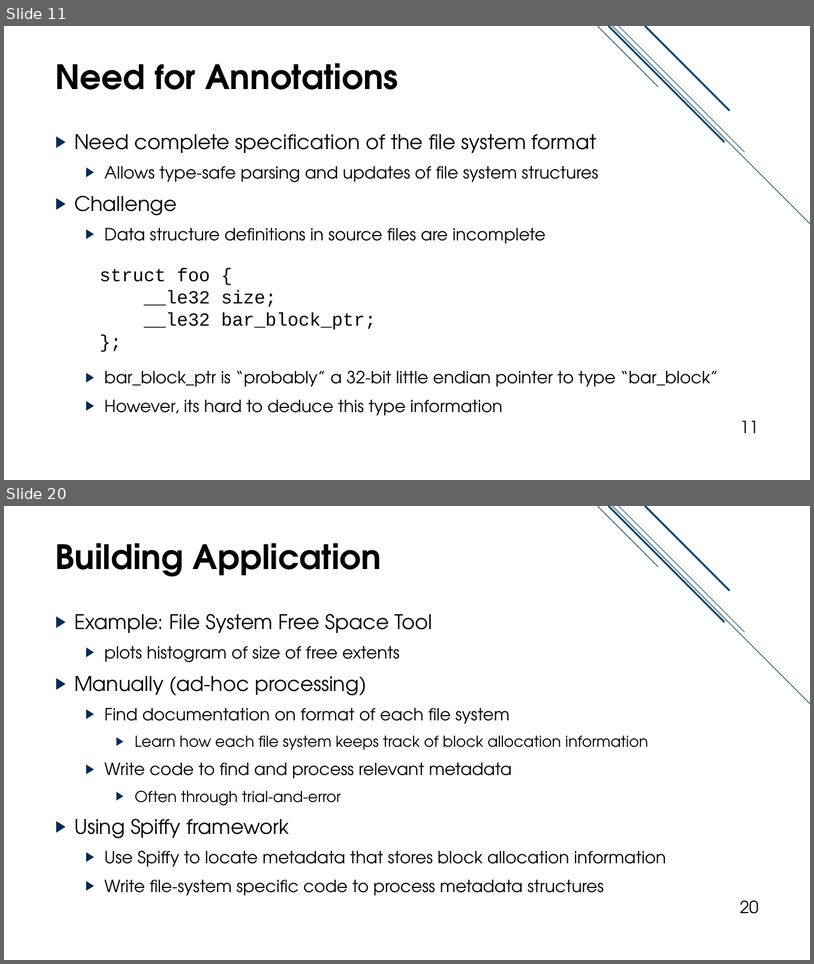
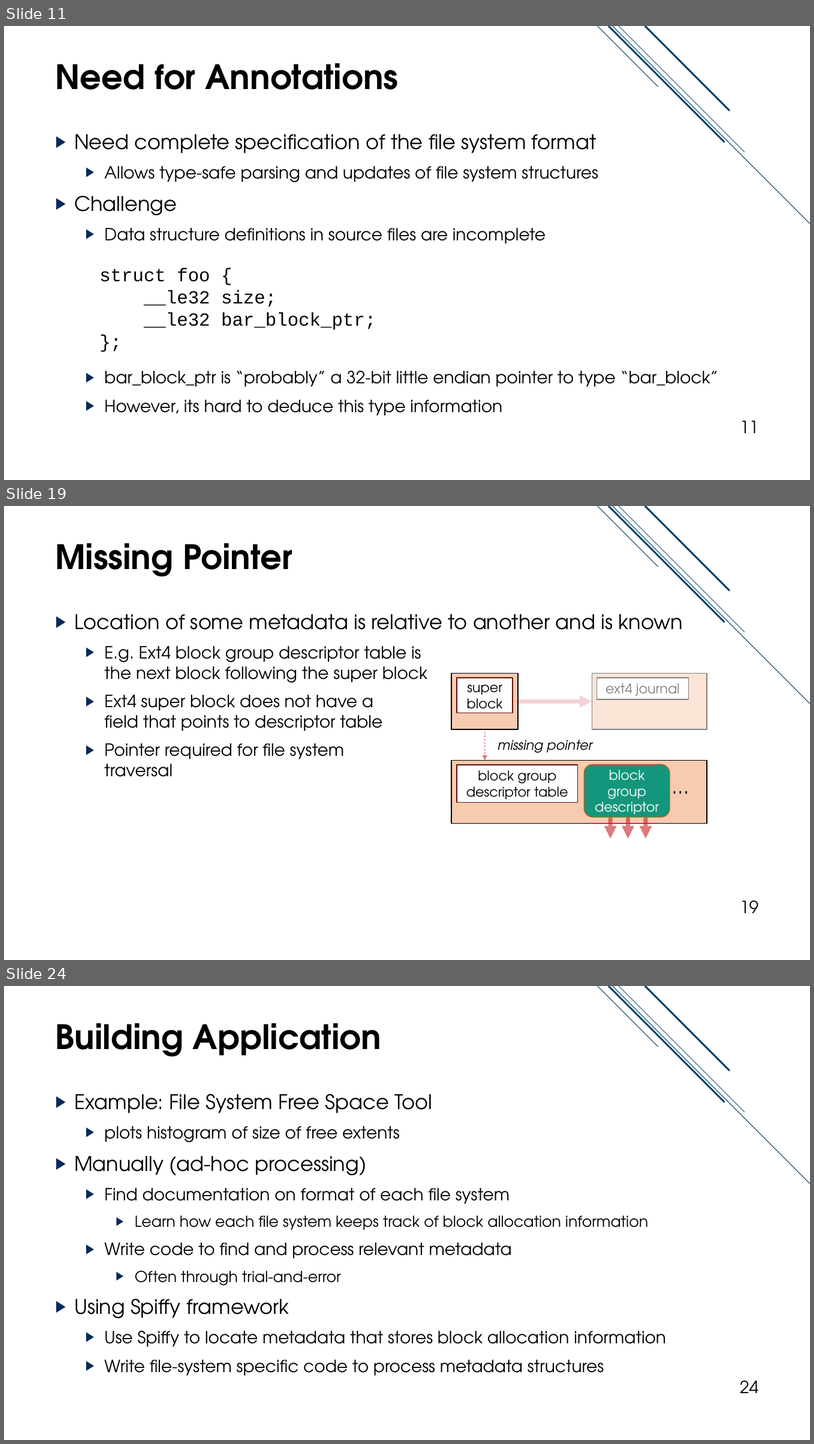
Before and after one commit to jacksun007/spiffy-paper, a slide deck: talk/spiffy_talk.pptx. Shown one above the other, each under a label of ours: slides 11 and 20 before the commit, slides 11, 19 and 24 after it; the slides between them are not shown. The pictures are 814x964 and 814x1444 pixels, drawn with LibreOffice and Linux fonts; fonts in the diff are those of the drawing. Boxes give left, top, right and bottom in pixels: in the first picture for what was removed or moved away, otherwise in the second. Text is boxed around its words. In the diff, an @@ line names an element or a change of style, - is before the commit and + after.

```diff
--- a/talk/spiffy_talk.pptx
+++ b/talk/spiffy_talk.pptx
@@ slide 19 added at (x1=4, y1=506, x2=810, y2=960), background #FFFFFF; not listed: 5 template elements that a slide beside it also shows @@
@@ title added at (x1=56, y1=543, x2=293, y2=577), 40 pt, text #000000, bold @@
+Missing Pointer
@@ text added at (x1=74, y1=614, x2=683, y2=777), 20 pt, text #000000 @@
+▶ Location of some metadata is relative to another and is known
+  ▶ E.g. Ext4 block group descriptor table is
+    the next block following the super block
+  ▶ Ext4 super block does not have a
+    field that points to descriptor table
+  ▶ Pointer required for file system
+    traversal
@@ rectangle added at (x1=452, y1=673, x2=518, y2=729), fill #F6CBAF, outline #000000 1 pt @@
@@ rectangle added at (x1=457, y1=678, x2=513, y2=713), fill #FFFFFF, outline #631212 1 pt, 16 pt, text #000000 @@
+super block
@@ rectangle added at (x1=593, y1=673, x2=708, y2=729), fill #FAE5D7, outline #808080 1 pt @@
@@ rectangle added at (x1=597, y1=678, x2=689, y2=700), fill #FFFFFF, outline #808080 1 pt, 16 pt, text #808080 @@
+ext4 journal
@@ arrow added from (518, 702) to (593, 702), #C62324 5 pt @@
@@ arrow added from (485, 729) to (485, 760), #C62324 2 pt dashed @@
@@ text added at (x1=498, y1=739, x2=593, y2=753), 16 pt, text #000000, italic @@
+missing pointer
@@ rectangle added at (x1=452, y1=760, x2=708, y2=823), fill #F6CBAF, outline #000000 1 pt @@
@@ rectangle added at (x1=457, y1=765, x2=578, y2=802), fill #FFFFFF, outline #631212 1 pt, 16 pt, text #000000 @@
+block group descriptor table
@@ rounded rectangle added at (x1=585, y1=765, x2=671, y2=817), fill #14967C, outline #C15A16 1 pt, 16 pt, text #FFFFFF @@
+block group descriptor
@@ text added at (x1=667, y1=771, x2=699, y2=801), 24 pt, text #000000 @@
+…
@@ arrow added from (611, 819) to (611, 838), #C62324 5 pt @@
@@ arrow added from (629, 819) to (629, 838), #C62324 5 pt @@
@@ arrow added from (647, 819) to (647, 838), #C62324 5 pt @@
@@ page number added at (x1=740, y1=900, x2=759, y2=913), 20 pt, text #000000 @@
+19
@@ what was slide 20 is now slide 24 @@
@@ page number at (x1=740, y1=1380, x2=759, y2=1393): text changed @@
-20
+24
```
Also in this commit, not shown: 17 slides changed, 6 other slides added, 3 slides removed.
